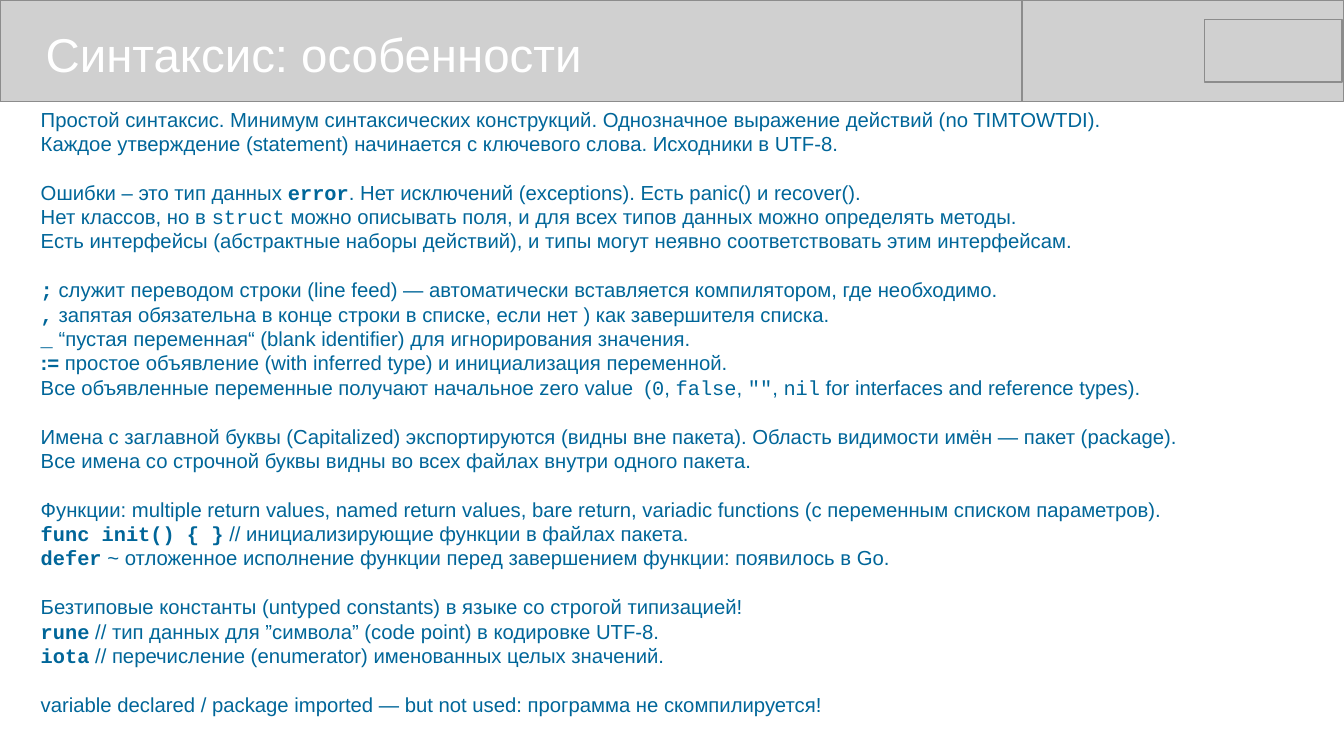
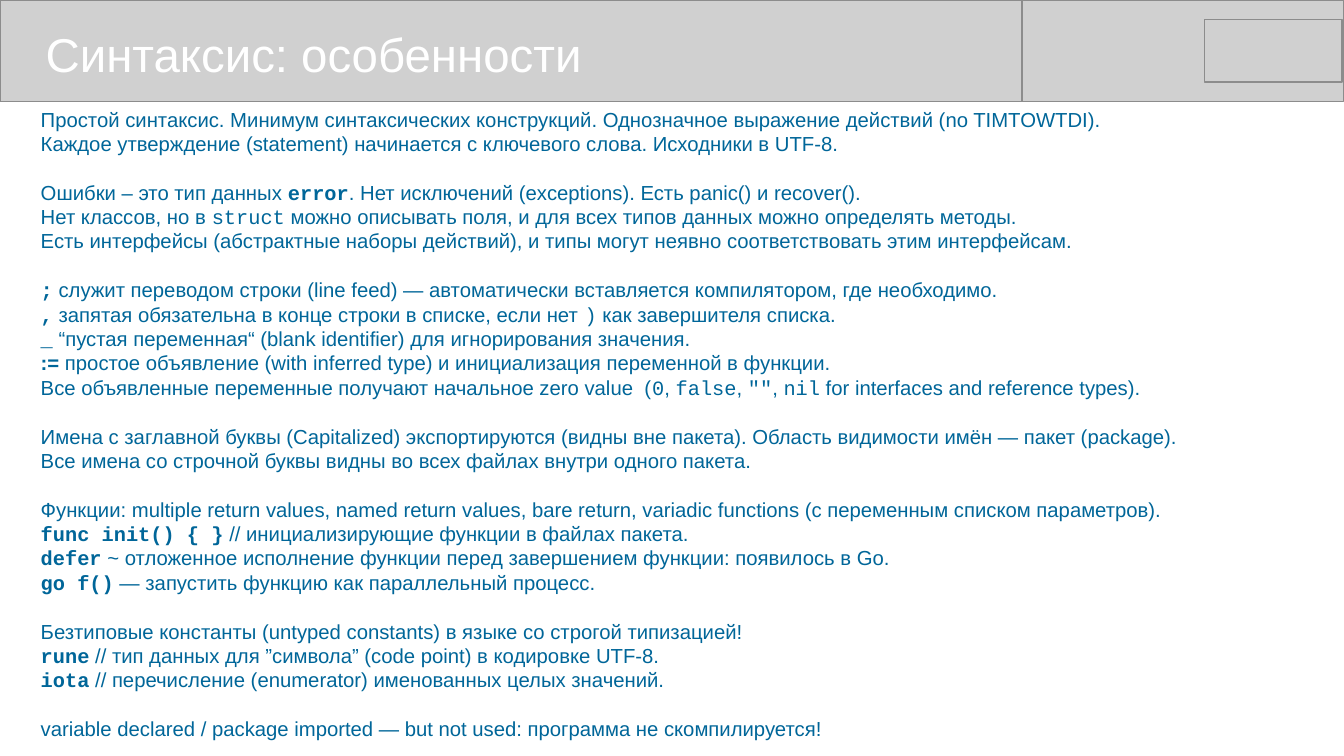
Before and after one commit to mike-shock/Go_language, a slide deck: slide 13 of Go_Review.odp. Drawn at 1344x756 pixels with LibreOffice and Linux fonts; fonts in the diff are those of the drawing; grey boxes stand for pictures. Boxes give left, top, right and bottom in pixels: in the first picture for what was removed or moved away, otherwise in the second. Text is boxed around its words. In the diff, an @@ line names an element or a change of style, - is before the commit and + after.

```diff
--- a/Go_Review.odp
+++ b/Go_Review.odp
@@ text at [59, 307, 836, 327]: font Arial to Courier New in ")" @@
@@ text at [65, 355, 831, 375]: text changed @@
-:= простое объявление (with inferred type) и инициализация переменной.
+:= простое объявление (with inferred type) и инициализация переменной в функции.
@@ text at [41, 575, 595, 595]: paragraph added @@
+go f() — запустить функцию как параллельный процесс.
```
Also in this commit, not shown: 12 other slides changed, 1 slide added.
